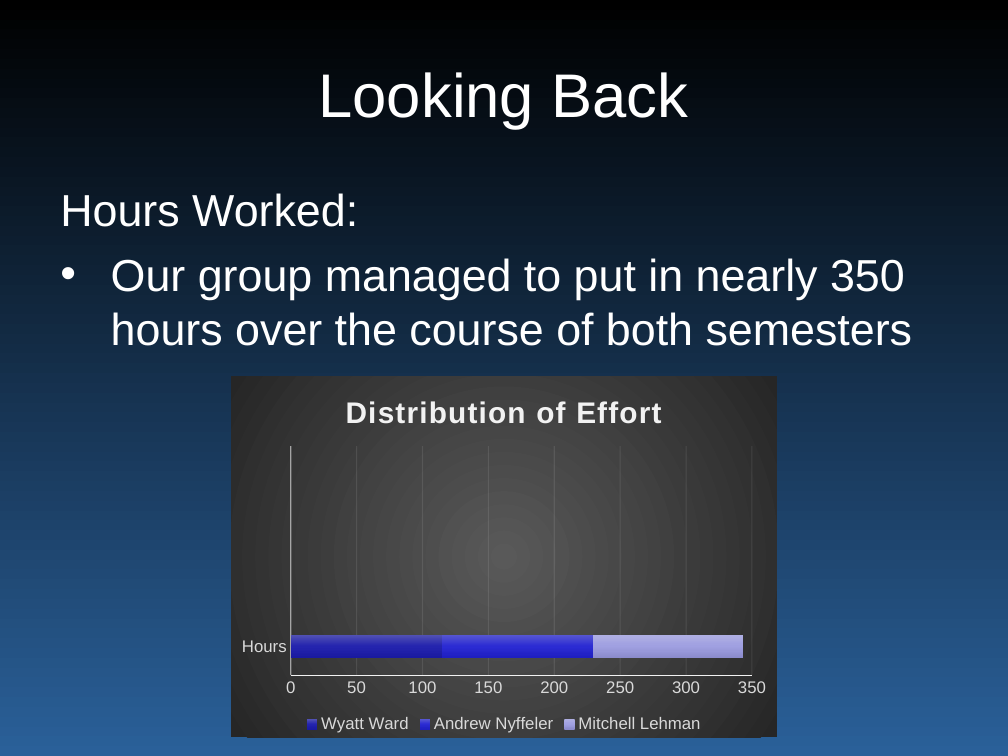
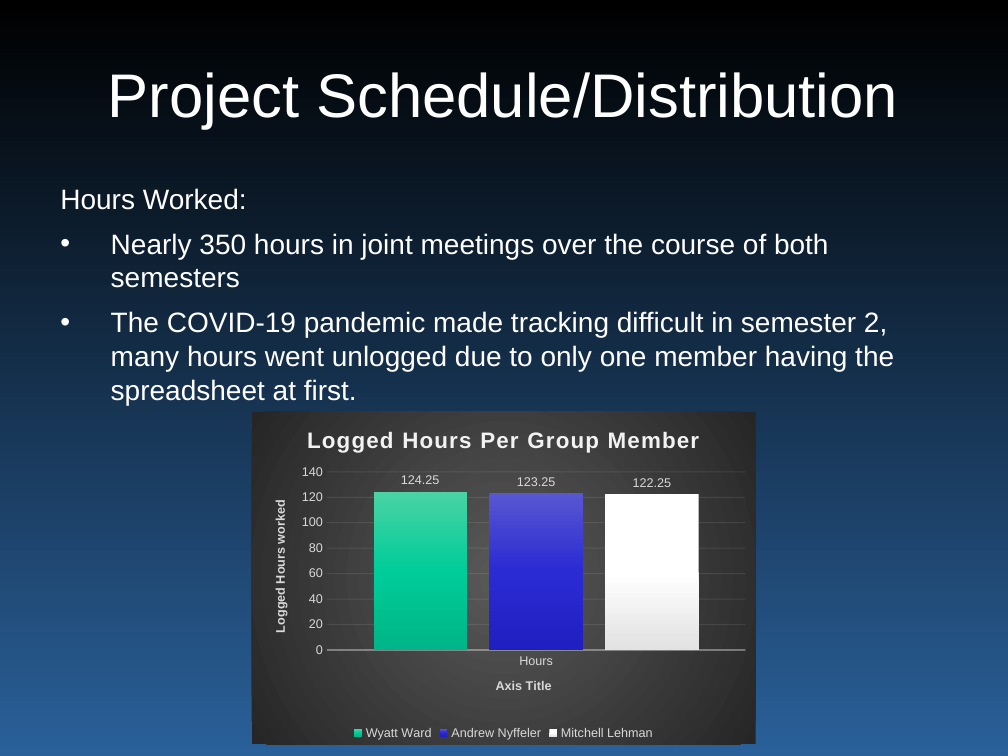
Before and after one commit to wyatt8740/CS460_Capstone, a slide deck: slide 12 of smartgrid_465_final_present.pptx (slide 6 before the commit). Drawn at 1008x756 pixels with LibreOffice and Linux fonts; fonts in the diff are those of the drawing. Boxes give left, top, right and bottom in pixels: in the first picture for what was removed or moved away, otherwise in the second. Text is boxed around its words. In the diff, an @@ line names an element or a change of style, - is before the commit and + after.

```diff
--- a/smartgrid_465_final_present.pptx
+++ b/smartgrid_465_final_present.pptx
@@ title at [108, 72, 898, 129]: text changed @@
-Looking Back
+Project Schedule/Distribution
@@ text at [60, 188, 247, 210]: size 32 to 20 pt in "Hours Worked:" @@
@@ text at [111, 233, 894, 405]: text changed; size 32 to 20 pt @@
-• Our group managed to put in nearly 350 hours over the course of both semesters
+• Nearly 350 hours in joint meetings over the course of both semesters
+• The COVID-19 pandemic made tracking difficult in semester 2, many hours went unlogged due to only one member having the spreadsheet at first.
@@ bar stacked chart at [252, 411, 756, 744] @@
@@ bar stacked chart to column chart @@
@@ title "Distribution of Effort " to "Logged Hours Per Group Member " @@
-Wyatt Ward: 120, -, -, -
+Wyatt Ward: 124.25
@@ colour of Wyatt Ward gradient #5252B5 to #2424AF to #1A1AA2 to gradient #4BD3A4 to #00CC99 to #00B588 @@
@@ data labels of Wyatt Ward added @@
-Andrew Nyffeler: 110, -, -, -
+Andrew Nyffeler: 123.25
@@ data labels of Andrew Nyffeler added @@
-Mitchell Lehman: 110, -, -, -
+Mitchell Lehman: 122.25
@@ colour of Mitchell Lehman gradient #B0B0E4 to #A2A2E3 to #8C8CCD to gradient #FFFFFF to #E3E3E3 @@
@@ data labels of Mitchell Lehman added @@
@@ value axis title "" to "Logged Hours worked " @@
@@ legend changed @@
@@ category axis changed @@
@@ value axis changed @@
@@ bar spacing changed @@
@@ column chart: place and size @@
-column chart at [231, 376, 777, 737]
+column chart at [252, 411, 756, 744]
```
Also in this commit, not shown: 7 other slides changed, 6 slides added, 1 other file.
